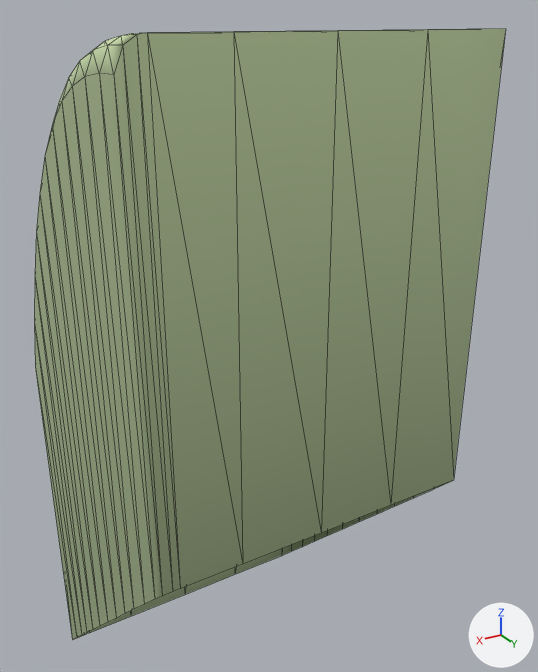
An edit to the glTF model ground/ground-ramp-r-30.glb, drawn before and after from the same camera.
The view is the same before and after, from a 50 mm lens placed at (1.0, 1.88, 1.03), pointed at (-0.15, -0.02, 0.07). The lights are fixed; the arrows at lower right show +X, +Y and +Z. The picture after the commit comes second. Mesh edges are drawn as thin lines.

In view in the first picture: 'ground-ramp-r-30'.
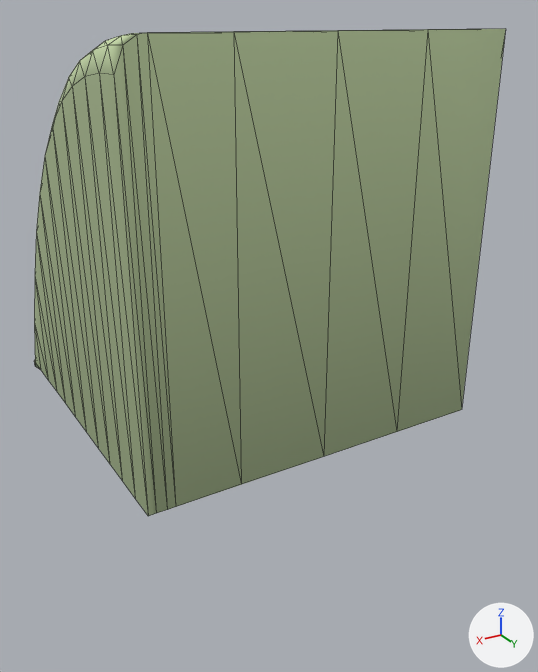
Changed parts and their boxes (x1, y1, x2, y2) in the pictures (538 x 672 px):
'ground-ramp-r-30', reshaped (20% shorter): before (34, 29, 506, 640); after (34, 29, 506, 516)

Edits to the bpy script that builds the scene:
```text
Change me_ground_ramp_r_30:
    used by ob_ground_ramp_r_30; location = (0.0, 0.0, 0.0)
    remove me_ground_ramp_r_30.from_pydata(...)  # 132 vertices, 226 faces; spans x -0.5..0.5, y -0.5..0.5, z -1.3..1.0
    add me_ground_ramp_r_30.from_pydata(...)  # 132 vertices, 226 faces; spans x -0.5..0.5, y -0.5..0.5, z -0.07..1.0
    me_ground_ramp_r_30 part 1: all 36 vertices in x -0.5..0.5, y -0.5..0.5, z -1.3..-0.3 are scaled about their middle by (1, 1, 0), then moved by (0.0, 0.0, 0.75)
```
